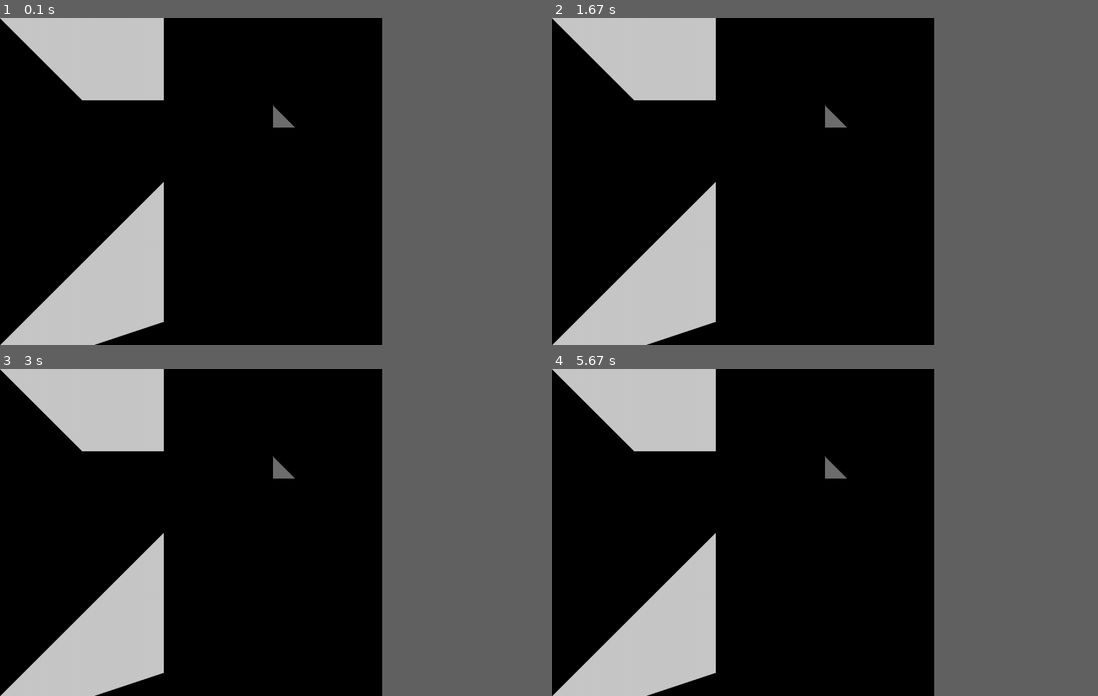
Above: before the commit, frames 1-4 (two rows, left to right).
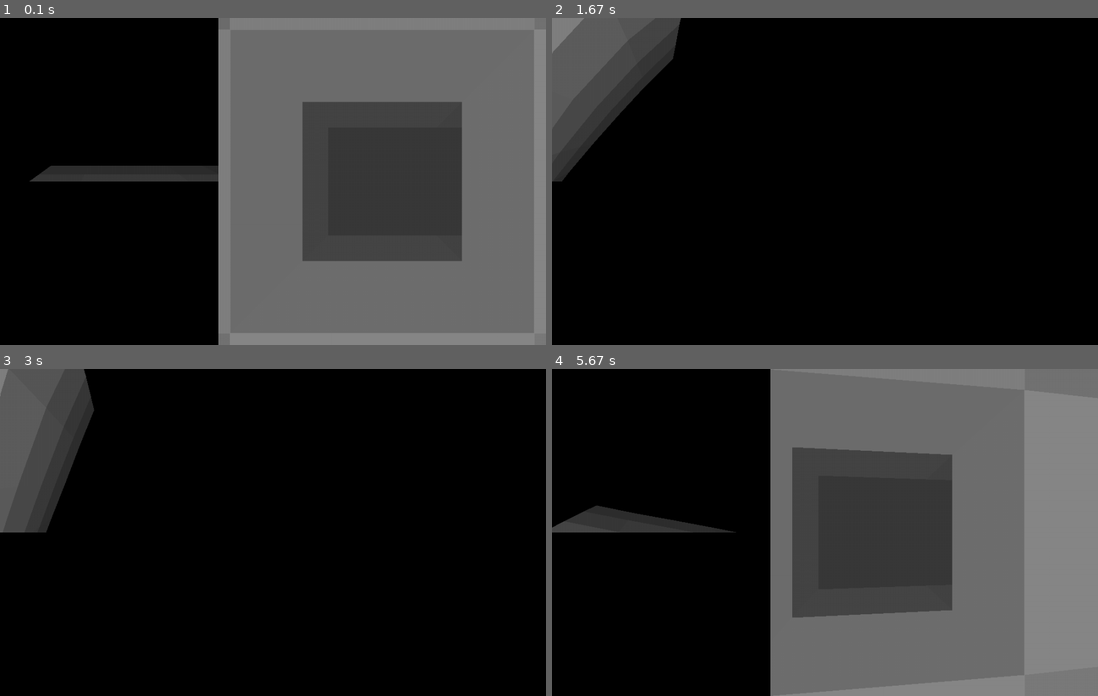
Above: after the commit, the same moments.

Repository: UCHMS19-20/final-project-notnotharsh
Game: pygame game, started from src/graphics.py
Same seed, same stepped clock (60 frames per second), same inputs: the game is played once before the commit and once after it.
Inputs:
- Up to frame 1 (0.1 s): no input
- Up to frame 2 (1.67 s): hold Right 0.33-0.8 s; hold Right 0.83-1.3 s; hold Left from 1.33 s (still down)
- Up to frame 3 (3 s): release Left at 1.87 s; hold Left 1.9-2.37 s; hold Right from 2.4 s (still down)
- Up to frame 4 (5.67 s): release Right at 3.03 s; hold Left 3.07-3.53 s; hold Right 3.57-4.03 s; hold Right 4.07-4.53 s; hold Left 4.57-5.1 s; hold Left 5.13-5.6 s; hold Right from 5.63 s (still down)
In our replay, the window is 630x540 before the commit and 900x540 after it. These sizes can differ from the game's own. Grey fills any space a smaller window leaves; there, only what the larger window draws over its background counts as a difference.

The runs differ from the first frame. In frame 1, 54% of the frame differs, in the area x 0-100%, y 0-100%; in frame 2, 17%; in frame 3, 18%; in frame 4, 58%, in the area x 0-87%, y 0-100%.

Commit message:
collision and maze example

Diff:
--- /dev/null
+++ b/src/cubes.txt
@@ -0,0 +1,192 @@
+-4 0 0
+0 0 0
+2 0 0
+4 0 0
+-4 0 2
+-2 0 2
+0 0 2
+2 0 2
+4 0 2
+-4 0 4
+-2 0 4
+0 0 4
+2 0 4
+4 0 4
+-4 0 6
+-2 0 6
+0 0 6
+2 0 6
+4 0 6
+-4 0 8
+-2 0 8
+0 0 8
+2 0 8
+4 0 8
+-4 2 0
+-4 2 2
+-2 2 2
+0 2 2
+2 2 2
+4 2 2
+-4 2 4
+-2 2 4
+0 2 4
+2 2 4
+4 2 4
+-4 2 6
+-2 2 6
+0 2 6
+2 2 6
+4 2 6
+-4 2 8
+-2 2 8
+0 2 8
+2 2 8
+4 2 8
+-4 4 0
+-2 4 0
+0 4 0
+2 4 0
+-4 4 2
+-2 4 2
+0 4 2
+4 4 2
+-4 4 4
+-2 4 4
+0 4 4
+4 4 4
+-4 4 6
+-2 4 6
+0 4 6
+4 4 6
+-4 4 8
+-2 4 8
+0 4 8
+2 4 8
+4 4 8
+-4 6 0
+-2 6 0
+0 6 0
+2 6 0
+-4 6 2
+-2 6 2
+0 6 2
+-4 6 4
+-2 6 4
+0 6 4
+2 6 4
+4 6 4
+-4 6 6
+-2 6 6
+4 6 6
+-4 6 8
+-2 6 8
+-4 8 0
+-2 8 0
+0 8 0
+2 8 0
+4 8 0
+-4 8 2
+-2 8 2
+0 8 2
+2 8 2
+4 8 2
+-4 8 4
+-2 8 4
+0 8 4
+2 8 4
+4 8 4
+-4 8 6
+-2 8 6
+0 8 6
+2 8 6
+4 8 6
+-4 8 8
+-2 8 8
+0 8 8
+2 8 8
+-4 0 -2
+-4 2 -2
+-4 4 -2
+-4 6 -2
+-4 8 -2
+-2 0 -2
+-2 2 -2
+-2 4 -2
+-2 6 -2
+-2 8 -2
+0 0 -2
+0 2 -2
+0 4 -2
+0 6 -2
+0 8 -2
+2 0 -2
+2 2 -2
+2 4 -2
+2 6 -2
+2 8 -2
+4 0 -2
+4 2 -2
+4 4 -2
+4 6 -2
+4 8 -2
+6 0 -2
+6 2 -2
+6 4 -2
+6 6 -2
+6 8 -2
+6 0 0
+6 0 2
+6 0 4
+6 0 6
+6 0 8
+6 2 0
+6 2 2
+6 2 4
+6 2 6
+6 2 8
+6 4 0
+6 4 2
+6 4 4
+6 4 6
+6 4 8
+6 6 0
+6 6 2
+6 6 4
+6 6 6
+6 6 8
+6 8 0
+6 8 2
+6 8 4
+6 8 6
+6 8 8
+-4 0 10
+-4 2 10
+-4 4 10
+-4 6 10
+-4 8 10
+-2 0 10
+-2 2 10
+-2 4 10
+-2 6 10
+-2 8 10
+0 0 10
+0 2 10
+0 4 10
+0 6 10
+0 8 10
+2 0 10
+2 2 10
+2 4 10
+2 6 10
+2 8 10
+4 0 10
+4 2 10
+4 4 10
+4 6 10
+4 8 10
+6 0 10
+6 2 10
+6 4 10
+6 6 10
+6 8 10
--- a/src/graphics.py
+++ b/src/graphics.py
@@ -48,47 +48,65 @@
         pygame.draw.line(bottom_screen, color, (int(coords_set_1[2][0]), int(coords_set_1[2][1])), (int(coords_set_2[2][0]), int(coords_set_2[2][1])), 4)
     return [coords_set_1, coords_set_2]
 
-def get_dist_squared(surface):
-    global coords
-    center_x = (min(surface[0][0], surface[0][1], surface[0][1]) + max(surface[0][0], surface[0][1], surface[0][2])) / 2
-    center_y = (min(surface[1][0], surface[1][1], surface[1][1]) + max(surface[1][0], surface[1][1], surface[1][2])) / 2
-    center_z = (min(surface[2][0], surface[2][1], surface[2][1]) + max(surface[2][0], surface[2][1], surface[2][2])) / 2
-    return math.sqrt(math.pow(center_x - coords[0], 2) + math.pow(center_y - coords[1], 2) + math.pow(center_z - coords[2], 2))
+def get_dist_squared(surface, pos):
+    center_x = (min(surface[0][0], surface[1][0], surface[2][0], surface[3][0]) + max(surface[0][0], surface[1][0], surface[2][0], surface[3][0])) / 2
+    center_y = (min(surface[0][1], surface[1][1], surface[2][1], surface[3][1]) + max(surface[0][1], surface[1][1], surface[2][1], surface[3][1])) / 2
+    center_z = (min(surface[0][2], surface[1][2], surface[2][2], surface[3][2]) + max(surface[0][2], surface[1][2], surface[2][2], surface[3][2])) / 2
+    return (math.pow(center_x - pos[0], 2) + math.pow(center_y - pos[1], 2) + math.pow(center_z - pos[2], 2))
 
-def return_color(dist_squared):
-    return (min(200, 1000 / get_dist_squared(i)), min(200, 1000 / get_dist_squared(i)), min(200, 1000 / get_dist_squared(i)))
+def return_color(dist_squared, from_outside):
+    return (min(150, 300 / dist_squared) + 10000 / from_outside, min(150, 300 / dist_squared) + 10000 / from_outside, min(100, 300 / dist_squared) + 10000 / from_outside)
 
 def draw_surface(plist, draw_points, draw_lines, color):
     global top_screen, mid_screen, bottom_screen
     coords_set_1 = draw_point(plist[0], draw_points, color)
     coords_set_2 = draw_point(plist[1], draw_points, color)
     coords_set_3 = draw_point(plist[2], draw_points, color)
-    top_forward = (coords_set_1[0][2] or coords_set_2[0][2]) or coords_set_3[0][2]
-    mid_forward = (coords_set_1[1][2] or coords_set_2[1][2]) or coords_set_3[1][2]
-    bottom_forward = (coords_set_1[2][2] or coords_set_2[2][2]) or coords_set_3[2][2]
+    coords_set_4 = draw_point(plist[3], draw_points, color)
+    top_forward = (coords_set_1[0][2] or coords_set_2[0][2]) or (coords_set_3[0][2] or coords_set_4[0][2])
+    mid_forward = (coords_set_1[1][2] or coords_set_2[1][2]) or (coords_set_3[1][2] or coords_set_4[1][2])
+    bottom_forward = (coords_set_1[2][2] or coords_set_2[2][2]) or (coords_set_3[2][2] or coords_set_4[2][2])
     if draw_lines:
-        draw_line(p1, p2, False, False, color)
-        draw_line(p1, p3, False, False, color)
-        draw_line(p2, p3, False, False, color)
+        draw_line(plist[0], plist[1], draw_points, color)
+        draw_line(plist[1], plist[2], draw_points, color)
+        draw_line(plist[2], plist[3], draw_points, color)
+        draw_line(plist[3], plist[0], draw_points, color)
     if top_forward:
-        pygame.draw.polygon(top_screen, color, [(int(coords_set_1[0][0]), int(coords_set_1[0][1])), (int(coords_set_2[0][0]), int(coords_set_2[0][1])), (int(coords_set_3[0][0]), int(coords_set_3[0][1]))])
+        pygame.draw.polygon(top_screen, color, [(int(coords_set_1[0][0]), int(coords_set_1[0][1])), (int(coords_set_2[0][0]), int(coords_set_2[0][1])), (int(coords_set_3[0][0]), int(coords_set_3[0][1])), (int(coords_set_4[0][0]), int(coords_set_4[0][1]))])
     if mid_forward:
-        pygame.draw.polygon(mid_screen, color, [(int(coords_set_1[1][0]), int(coords_set_1[1][1])), (int(coords_set_2[1][0]), int(coords_set_2[1][1])), (int(coords_set_3[1][0]), int(coords_set_3[1][1]))])
+        pygame.draw.polygon(mid_screen, color, [(int(coords_set_1[1][0]), int(coords_set_1[1][1])), (int(coords_set_2[1][0]), int(coords_set_2[1][1])), (int(coords_set_3[1][0]), int(coords_set_3[1][1])), (int(coords_set_4[1][0]), int(coords_set_4[1][1]))])
     if bottom_forward:
-        pygame.draw.polygon(bottom_screen, color, [(int(coords_set_1[2][0]), int(coords_set_1[2][1])), (int(coords_set_2[2][0]), int(coords_set_2[2][1])), (int(coords_set_3[2][0]), int(coords_set_3[2][1]))])
+        pygame.draw.polygon(bottom_screen, color, [(int(coords_set_1[2][0]), int(coords_set_1[2][1])), (int(coords_set_2[2][0]), int(coords_set_2[2][1])), (int(coords_set_3[2][0]), int(coords_set_3[2][1])), (int(coords_set_4[2][0]), int(coords_set_4[2][1]))])
 
-side_size = (300, 300)
-mid_size = (400, 400)
+def add_cube(corner):
+    global surfaces
+    x = corner[0]
+    y = corner[1]
+    z = corner[2]
+    surfaces.append([[x, y, z], [x + 2, y, z], [x + 2, y + 2, z], [x, y + 2, z]])
+    surfaces.append([[x, y, z], [x + 2, y, z], [x + 2, y, z + 2], [x, y, z + 2]])
+    surfaces.append([[x, y, z], [x, y + 2, z], [x, y + 2, z + 2], [x, y, z + 2]])
+    surfaces.append([[x, y, z + 2], [x + 2, y, z + 2], [x + 2, y + 2, z + 2], [x, y + 2, z + 2]])
+    surfaces.append([[x, y + 2, z], [x + 2, y + 2, z], [x + 2, y + 2, z + 2], [x, y + 2, z + 2]])
+    surfaces.append([[x + 2, y, z], [x + 2, y + 2, z], [x + 2, y + 2, z + 2], [x + 2, y, z + 2]])
 
-coords = [0, 0, 0]
+def free(pos):
+    global cubes
+    local_cube = [int(2 * math.floor(pos[0] / 2)), int(2 * math.floor(pos[1] / 2)), int(2 * math.floor(pos[2] / 2))]
+    return local_cube not in cubes
+
+side_size = (400, 300)
+mid_size = (600, 600)
+
+coords = [-1, -2, 1]
 theta = math.pi / 2
 y_val = 1
 
-surfaces = [
-    [[0, -5, 0], [1, -5, 0], [1, -3, 1]],
-    [[0, 0, 1], [4, 0, 0], [-2, -2, -2]],
-    [[0, 10, 0], [0, 10, 1], [1, 10, 0]]
-]
+trans_speed = .1
+rot_speed = math.pi / 50
+
+cubes = []
+surfaces = []
 
 pygame.init()
 total_screen = pygame.display.set_mode((side_size[0] + mid_size[0], 2 * side_size[1]))
@@ -96,36 +114,51 @@
 mid_screen = pygame.Surface(mid_size)
 bottom_screen = pygame.Surface(side_size)
 
+f = open("cubes.txt", "r")
+cube_strings = f.readlines()
+for i in cube_strings:
+    text = i.split()
+    cubes.append([int(text[0]), int(text[1]), int(text[2])])
+
+for i in cubes:
+    add_cube(i)
+
 while True:
     # print(round(coords[0], 3), round(coords[1], 3), round(coords[2], 3), round(theta, 3))
     total_screen.fill([0, 0, 0])
     top_screen.fill([0, 0, 0])
     mid_screen.fill([0, 0, 0])
     bottom_screen.fill([0, 0, 0])
-    surfaces.sort(key = lambda surface: get_dist_squared(surface), reverse = True)
+    surfaces.sort(key = lambda surface: get_dist_squared(surface, coords), reverse = True)
     for i in surfaces:
-        draw_surface(i, False, False, return_color(get_dist_squared(i)))
+        draw_surface(i, False, False, return_color(get_dist_squared(i, coords), get_dist_squared(i, [0, -10, 0])))
     keystate = pygame.key.get_pressed()
     if keystate[pygame.K_z]:
-        coords[0] += .03 * math.cos(theta)
-        coords[1] += .03 * math.sin(theta)
+        if free([coords[0] + 3 * trans_speed * math.cos(theta), coords[1] + 3 * trans_speed * math.sin(theta), coords[2]]):
+            coords[0] += trans_speed * math.cos(theta)
+            coords[1] += trans_speed * math.sin(theta)
     if keystate[pygame.K_x]:
-        coords[0] -= .03 * math.cos(theta)
-        coords[1] -= .03 * math.sin(theta)
+        if free([coords[0] - 3 * trans_speed * math.cos(theta), coords[1] - 3 * trans_speed * math.sin(theta), coords[2]]):
+            coords[0] -= trans_speed * math.cos(theta)
+            coords[1] -= trans_speed * math.sin(theta)
     if keystate[pygame.K_a]:
-        coords[0] -= .03 * math.sin(theta)
-        coords[1] += .03 * math.cos(theta)
+        if free([coords[0] - 3 * trans_speed * math.sin(theta), coords[1] + 3 * trans_speed * math.cos(theta), coords[2]]):
+            coords[0] -= trans_speed * math.sin(theta)
+            coords[1] += trans_speed * math.cos(theta)
     if keystate[pygame.K_d]:
-        coords[0] += .03 * math.sin(theta)
-        coords[1] -= .03 * math.cos(theta)
+        if free([coords[0] + 3 * trans_speed * math.sin(theta), coords[1] - 3 * trans_speed * math.cos(theta), coords[2]]):
+            coords[0] += trans_speed * math.sin(theta)
+            coords[1] -= trans_speed * math.cos(theta)
     if keystate[pygame.K_w]:
-        coords[2] += .03
+        if free([coords[0], coords[1], coords[2] + 3 * trans_speed]):
+            coords[2] += trans_speed
     if keystate[pygame.K_s]:
-        coords[2] -= .03
-    if keystate[pygame.K_j]:
-        theta += .003
-    if keystate[pygame.K_l]:
-        theta -= .003
+        if free([coords[0], coords[1], coords[2] - 3 * trans_speed]):
+            coords[2] -= trans_speed
+    if keystate[pygame.K_LEFT]:
+        theta += rot_speed
+    if keystate[pygame.K_RIGHT]:
+        theta -= rot_speed
     total_screen.blit(top_screen, (0, 0))
     total_screen.blit(bottom_screen, (0, side_size[1]))
     total_screen.blit(mid_screen, (side_size[0], 0))
